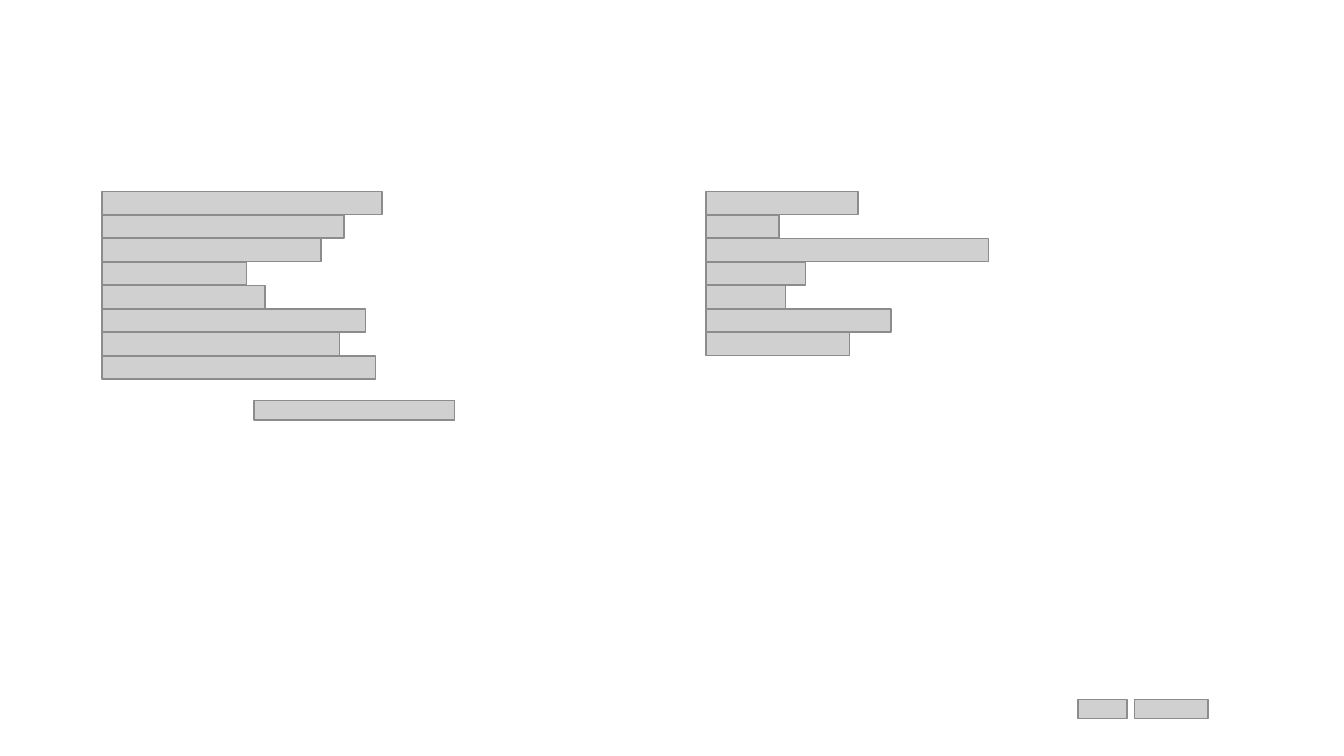
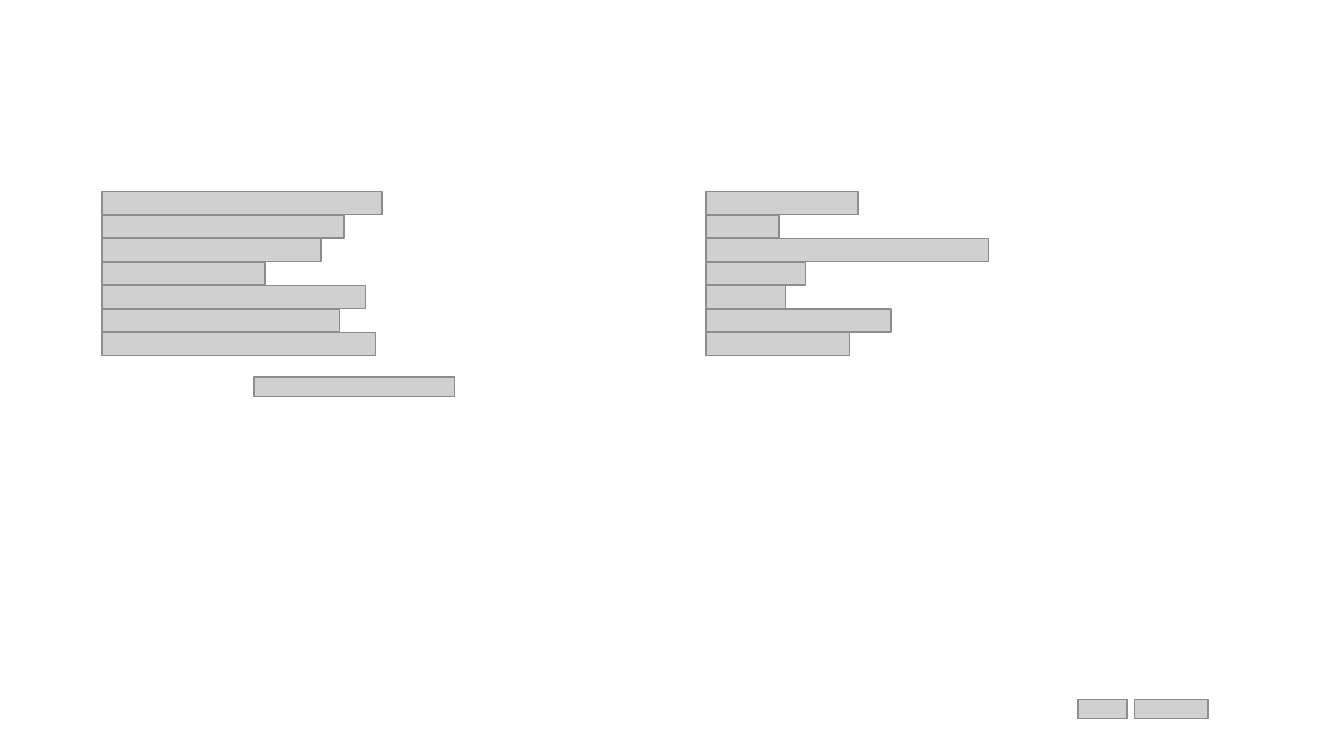
Before and after one commit to samquansah-algo/nbc-vct, a slide deck: slide 41 of weekly-tactics/01-market-research/NBC_Market_Research_Tactic.pptx. Drawn at 1344x756 pixels with LibreOffice and Linux fonts; fonts in the diff are those of the drawing; grey boxes stand for pictures; background and template pictures are left out. Boxes give left, top, right and bottom in pixels: in the first picture for what was removed or moved away, otherwise in the second. Text is boxed around its words. In the diff, an @@ line names an element or a change of style, - is before the commit and + after.

```diff
--- a/weekly-tactics/01-market-research/NBC_Market_Research_Tactic.pptx
+++ b/weekly-tactics/01-market-research/NBC_Market_Research_Tactic.pptx
@@ picture: place and size @@
-picture at box(102, 262, 247, 285)
+picture at box(102, 262, 265, 285)
@@ picture: place and size @@
-picture at box(102, 285, 265, 308)
+picture at box(102, 285, 366, 308)
@@ picture: place and size @@
-picture at box(102, 309, 366, 332)
+picture at box(102, 309, 340, 332)
@@ picture: place and size @@
-picture at box(102, 332, 340, 355)
+picture at box(102, 332, 376, 355)
@@ picture removed at box(102, 356, 376, 379) @@
@@ picture: place and size @@
-picture at box(254, 401, 454, 421)
+picture at box(254, 376, 454, 396)
```
Also in this commit, not shown: 1 other slide changed, 3 other files.
